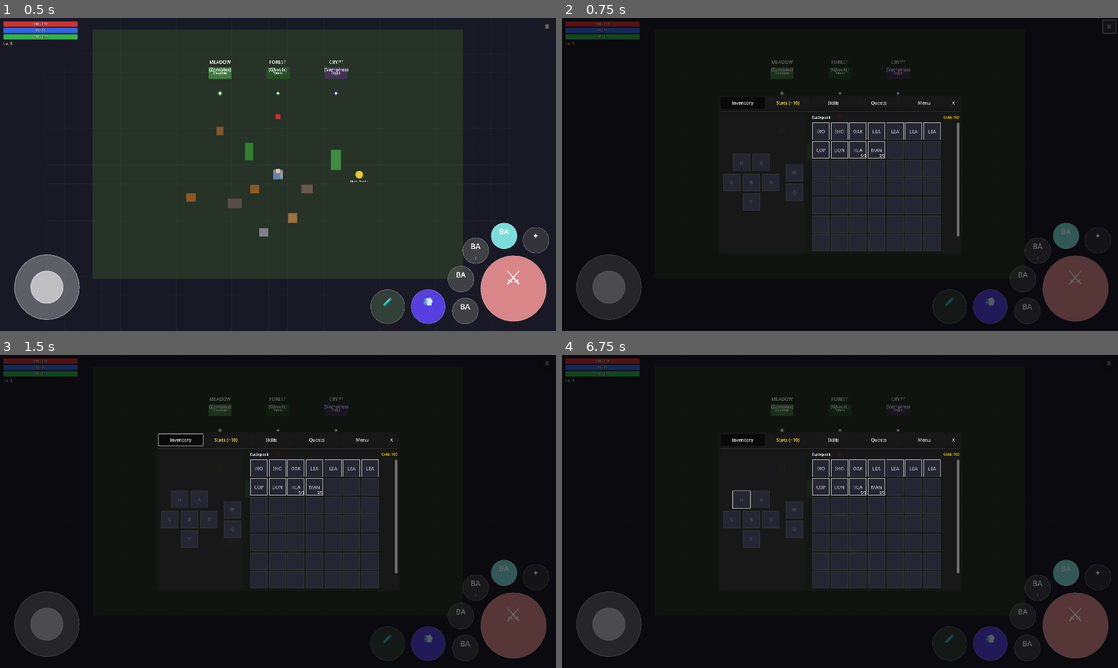
Above: before the commit, frames 1-4 (two rows, left to right).
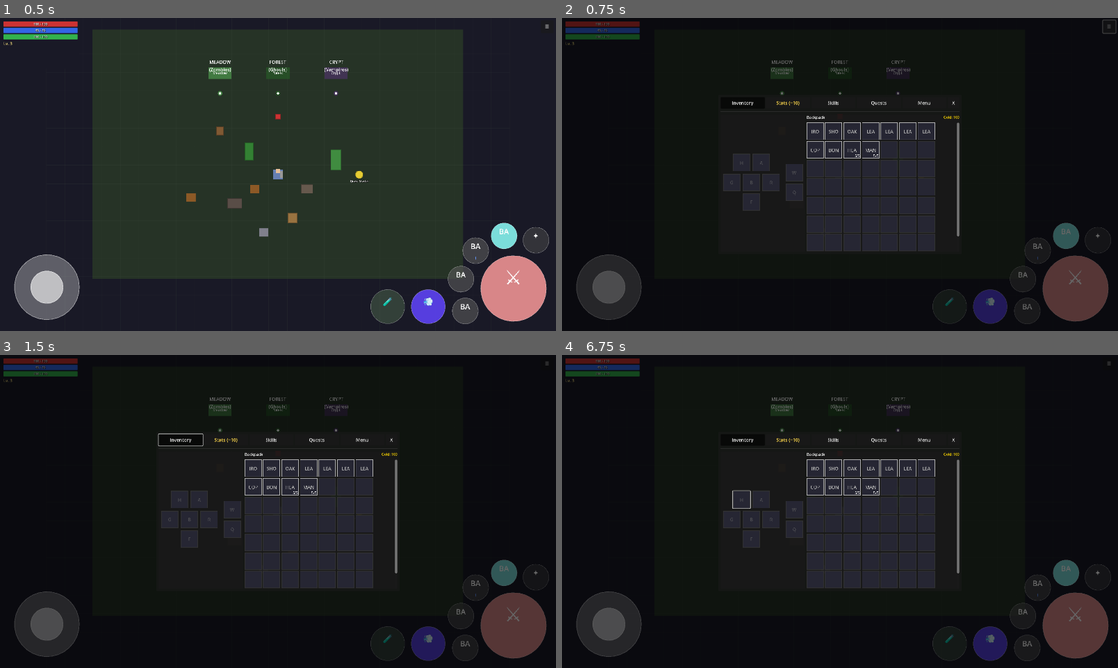
Above: after the commit, the same moments.

Repository: MatousHruska/MobileTestia
Game: Godot game, scene res://scenes/world/test_zone.tscn
Two runs of this game, one before a commit and one after it. Both use one fixed random seed, a clock stepped at 60 frames per second and the inputs below.
Inputs:
- Up to frame 1 (0.5 s): no input
- Up to frame 2 (0.75 s): click "☰" at 0.5 s
- Up to frame 3 (1.5 s): click "Inventory" at 1.25 s
- Up to frame 4 (6.75 s): click "Stats (+10)" at 2 s; click "Skills" at 2.75 s; click "Quests" at 3.5 s; click "Active" at 4.25 s; click "Completed" at 5 s; click "Inventory" at 5.75 s; click "H" at 6.5 s

Frame 1 is identical in both runs. In frame 2, 2.1% of the frame differs, in the area x 44-69%, y 31-75%; in frame 3, 2.1%; in frame 4, 2.1%.

Commit message:
Make column separation percentage-based (4% of width)
- Added COLUMN_GAP_PCT constant (4%)
- Gap updates dynamically on resize
- Minimum 16px gap

Diff:
--- a/scripts/ui/inventory/inventory_panel.gd
+++ b/scripts/ui/inventory/inventory_panel.gd
@@ -43,6 +43,7 @@
 const MARGIN_SIDE_PCT := 0.02      # 2% side margins
 const MARGIN_TOP_PCT := 0.02      # 2% top margin
 const MARGIN_BOTTOM_PCT := 0.03   # 3% bottom margin
+const COLUMN_GAP_PCT := 0.04      # 4% gap between main columns (~32px)
 
 ## Slot sizing (responsive)
 const SLOT_SIZE_SMALL := 44.0   # For screens < 500px height
@@ -56,6 +57,7 @@
 var equip_margin: MarginContainer
 var backpack_margin: MarginContainer
 var gold_label: Label
+var main_hbox: HBoxContainer
 
 ## Slot tracking
 var equipment_slots: Dictionary = {}  # EquipSlot -> InventorySlot
@@ -84,11 +86,13 @@
 
 func _build_ui() -> void:
 	# Main horizontal container (2 columns: Equipment | Backpack)
-	var main_hbox := HBoxContainer.new()
+	main_hbox = HBoxContainer.new()
 	main_hbox.name = "MainHBox"
 	main_hbox.set_anchors_preset(PRESET_FULL_RECT)
-	main_hbox.add_theme_constant_override("separation", 24)
 	add_child(main_hbox)
+
+	# Update column gap when panel resizes
+	main_hbox.resized.connect(_on_main_hbox_resized)
 
 	# Left column - Equipment
 	_build_equipment_column(main_hbox)
@@ -247,6 +251,11 @@
 	# Apply size to all slots
 	for slot in backpack_slots:
 		slot.custom_minimum_size = Vector2(slot_size, slot_size)
+
+
+func _on_main_hbox_resized() -> void:
+	var gap := maxi(16, int(main_hbox.size.x * COLUMN_GAP_PCT))
+	main_hbox.add_theme_constant_override("separation", gap)
 
 
 func _on_panel_resized(panel: PanelContainer, margin_container: MarginContainer, content: Control, is_backpack: bool) -> void:
